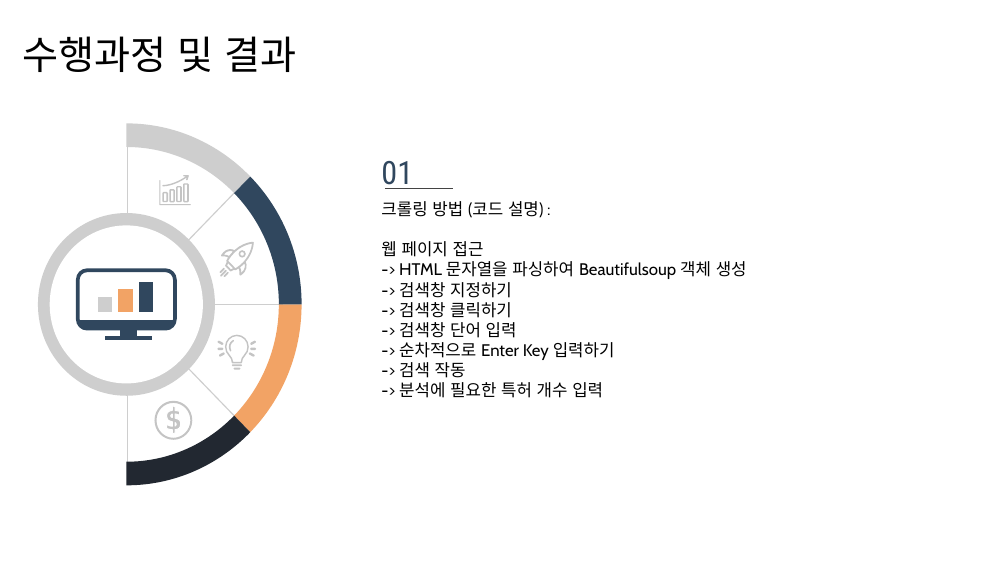
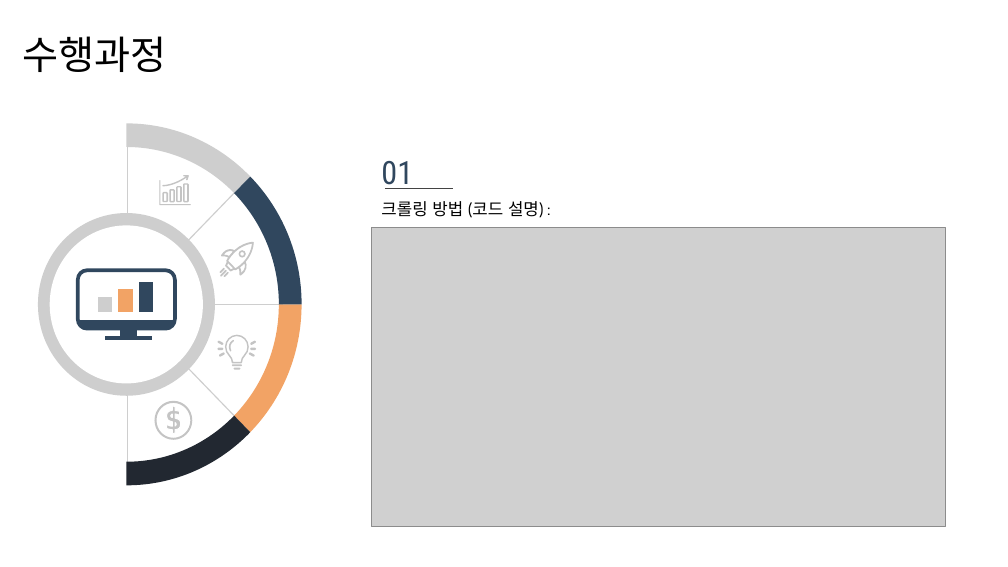
Before and after one commit to Lee-Ju-Yeong/frontend, a slide deck: slide 6 of Crawling/project/특허크롤링.pptx. Drawn at 1008x567 pixels with LibreOffice and Linux fonts; fonts in the diff are those of the drawing; grey boxes stand for pictures. Boxes give left, top, right and bottom in pixels: in the first picture for what was removed or moved away, otherwise in the second. Text is boxed around its words. In the diff, an @@ line names an element or a change of style, - is before the commit and + after.

```diff
--- a/Crawling/project/특허크롤링.pptx
+++ b/Crawling/project/특허크롤링.pptx
@@ text at [22,36,166,72]: text changed @@
-수행과정 및 결과
+수행과정
@@ picture added at [371,228,946,526] @@
@@ text at [381,241,747,398]: paragraphs removed @@
-웹 페이지 접근
--> HTML 문자열을 파싱하여 Beautifulsoup 객체 생성
--> 검색창 지정하기
--> 검색창 클릭하기
--> 검색창 단어 입력
--> 순차적으로 Enter Key 입력하기
--> 검색 작동
--> 분석에 필요한 특허 개수 입력
```
Also in this commit, not shown: 1 other slide changed, 3 slides added, 4 other files.
